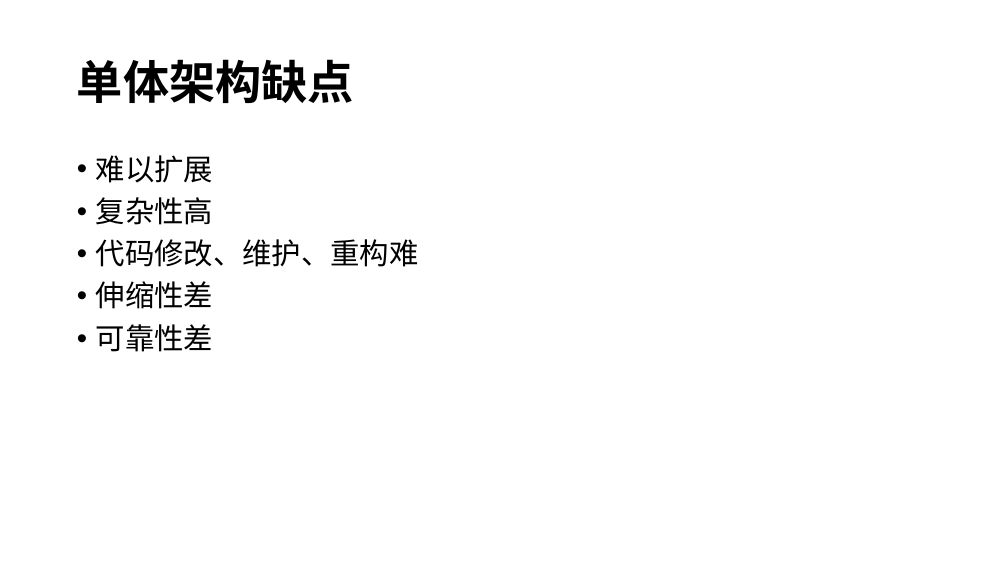
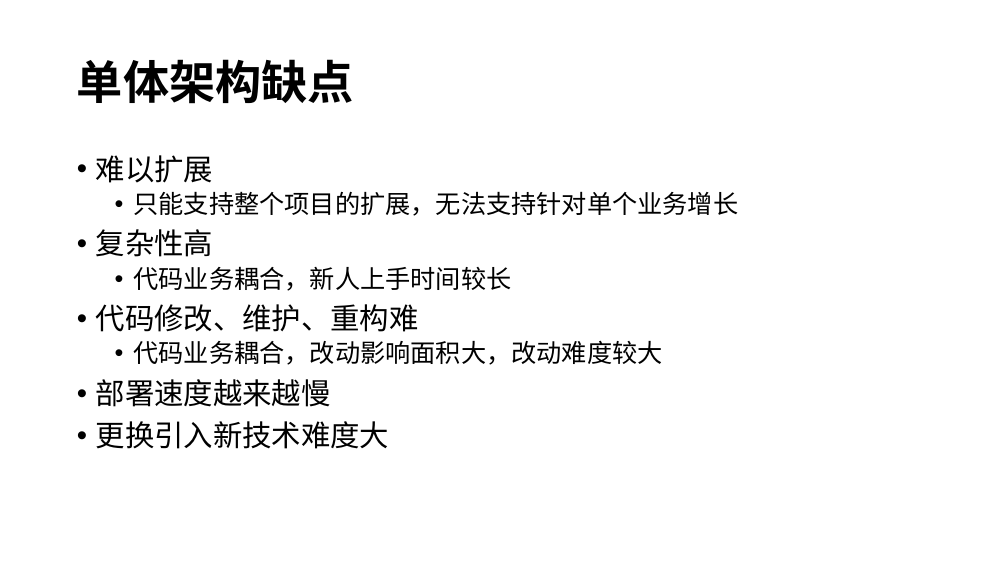
Before and after one commit to Aaron630/kratos-micro, a slide deck: slide 5 of 微服务.pptx. Drawn at 1008x567 pixels with LibreOffice and Linux fonts; fonts in the diff are those of the drawing; background and template pictures are left out. Boxes give left, top, right and bottom in pixels: in the first picture for what was removed or moved away, otherwise in the second. Text is boxed around its words. In the diff, an @@ line names an element or a change of style, - is before the commit and + after.

```diff
--- a/微服务.pptx
+++ b/微服务.pptx
@@ text at (134,191,739,216): paragraph added @@
+  • 只能支持整个项目的扩展，无法支持针对单个业务增长
@@ text at (134,266,512,291): paragraph added @@
+  • 代码业务耦合，新人上手时间较长
@@ text at (96,340,663,449): text changed; size 28 to 24 pt @@
-• 伸缩性差
-• 可靠性差
+  • 代码业务耦合，改动影响面积大，改动难度较大
+• 部署速度越来越慢
+• 更换引入新技术难度大
```
Also in this commit, not shown: 1 other slide changed, 3 slides added, 1 other file.
